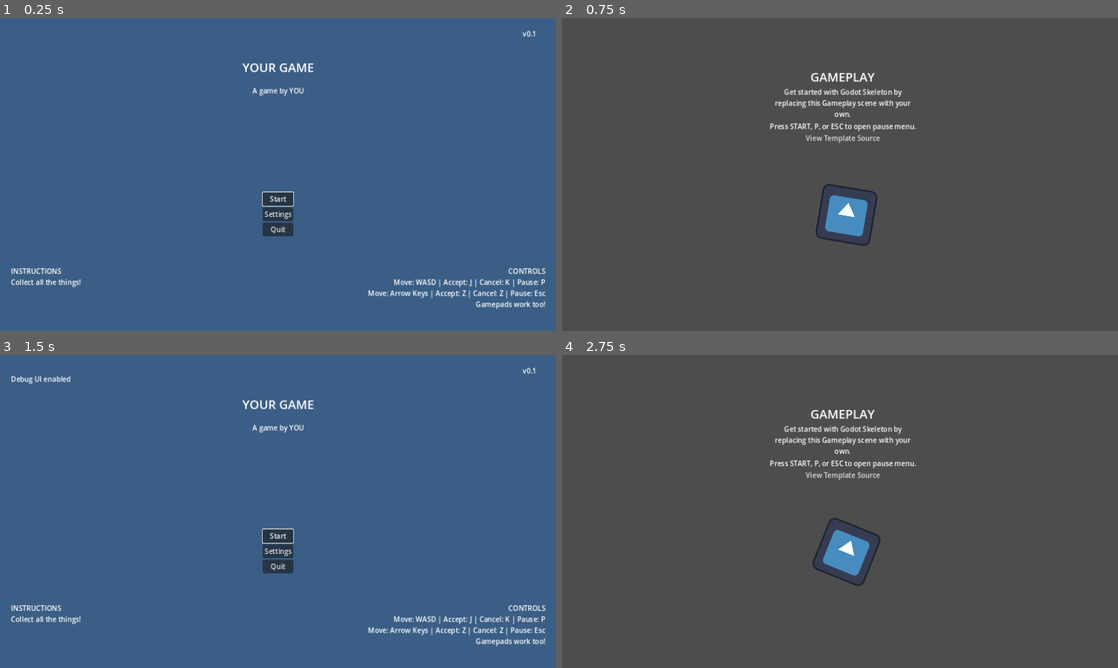
Above: before the commit, frames 1-4 (two rows, left to right).
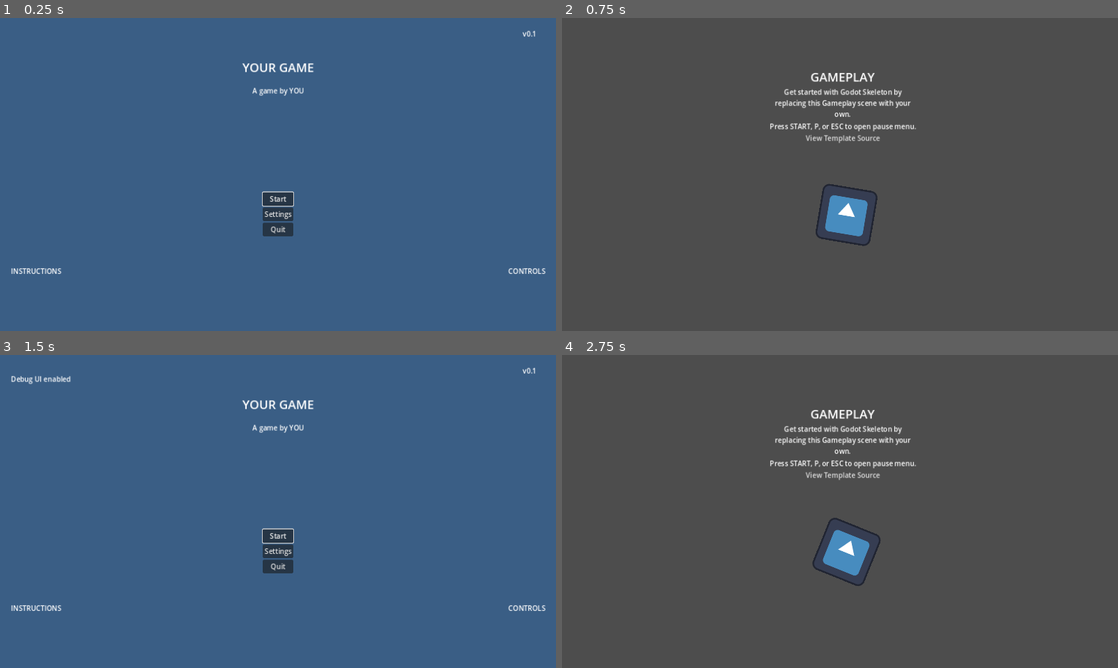
Above: after the commit, the same moments.

Repository: Maoaii/Descent-into-Survival
Game: Godot game, scene res://main_menu/main_menu.tscn
Same seed, same stepped clock (60 frames per second), same inputs: the game is played once before the commit and once after it. The engine's default icon, where the game draws it, is replaced by a stand-in: a white triangle on a blue panel in a dark square.
Inputs:
- Up to frame 1 (0.25 s): no input
- Up to frame 2 (0.75 s): click "Start" at 0.5 s
- Up to frame 3 (1.5 s): tap Enter (ui_accept) at 1.25 s
- Up to frame 4 (2.75 s): tap Enter (ui_accept) at 1.52, 2, 2.27 s

The runs differ from the first frame. In frame 1, 1.0% of the frame differs, in the area x 2-99%, y 83-94%; in frame 2, nothing differs; in frame 3, 1.0%; in frame 4, nothing differs.

Commit message:
changed some text

Diff:
--- a/main_menu/main_menu.tscn
+++ b/main_menu/main_menu.tscn
@@ -62,9 +62,7 @@
 grow_horizontal = 0
 grow_vertical = 0
 text = "CONTROLS
-Move: WASD | Accept: J | Cancel: K | Pause: P
-Move: Arrow Keys | Accept: Z | Cancel: Z | Pause: Esc
-Gamepads work too!"
+"
 horizontal_alignment = 2
 
 [node name="Instructions" type="Label" parent="."]
@@ -78,7 +76,7 @@
 offset_bottom = -45.0
 grow_vertical = 0
 text = "INSTRUCTIONS
-Collect all the things!"
+"
 
 [node name="Version" type="Label" parent="."]
 layout_mode = 1
